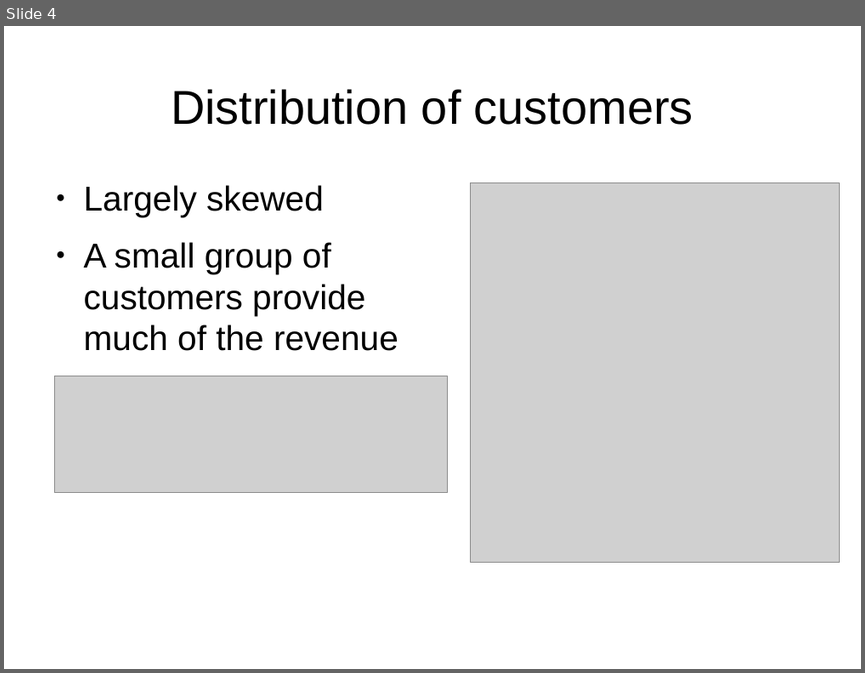
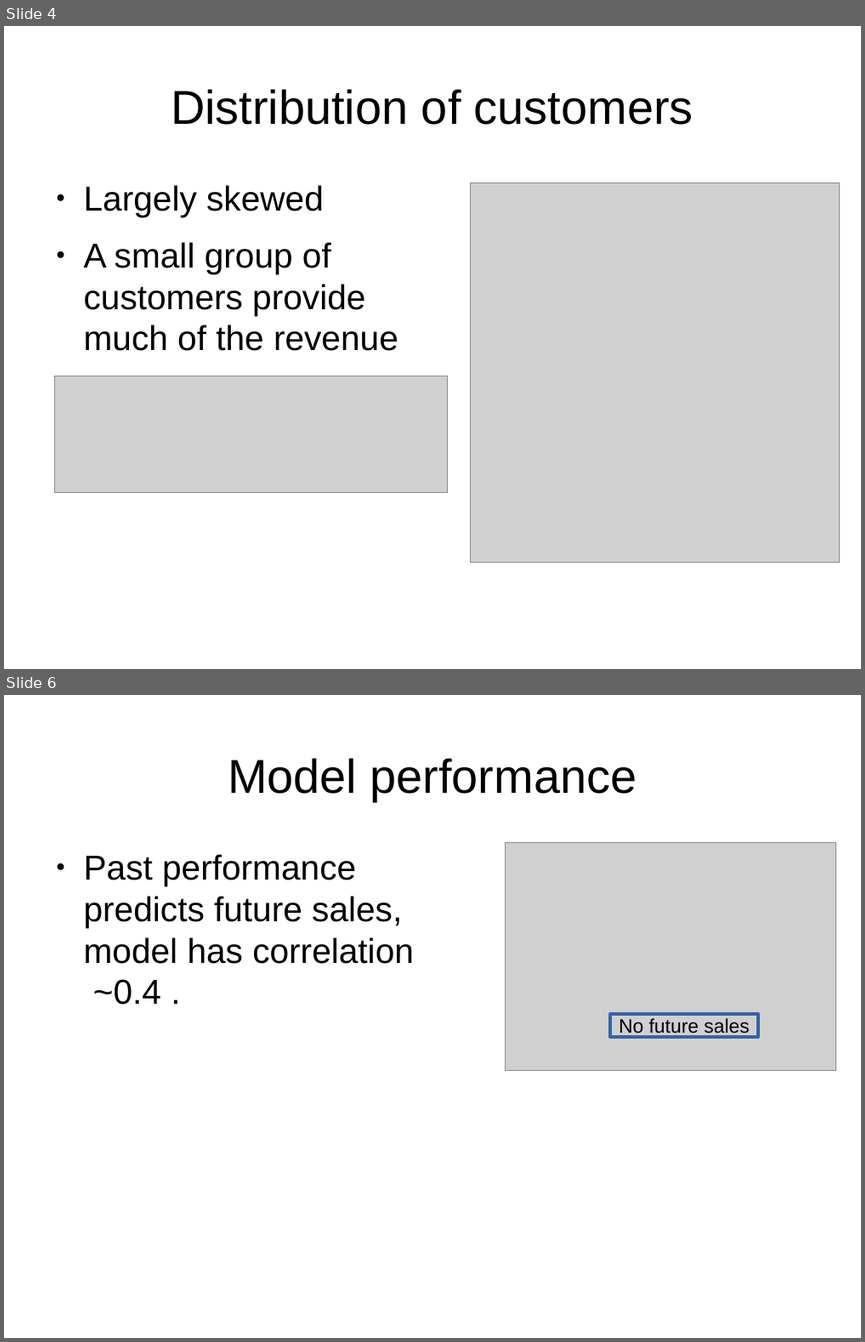
Before and after one commit to leexa90/E-commece-Data-Science, a slide deck: Present.odp. Shown one above the other, each under a label of ours: slide 4 before the commit, slides 4 and 6 after it; the slides between them are not shown. The pictures are 865x673 and 865x1342 pixels, drawn with LibreOffice and Linux fonts; fonts in the diff are those of the drawing; grey boxes stand for pictures. Boxes give left, top, right and bottom in pixels: in the first picture for what was removed or moved away, otherwise in the second. Text is boxed around its words. In the diff, an @@ line names an element or a change of style, - is before the commit and + after.

```diff
--- a/Present.odp
+++ b/Present.odp
@@ slide 6 added at <box>4,695,861,1338</box>, background #FFFFFF @@
@@ title added at <box>228,758,637,801</box>, 44 pt, text #000000 @@
+Model performance
@@ picture added at <box>506,843,836,1071</box> @@
@@ text added at <box>84,854,414,1004</box>, 32 pt, text #000000 @@
+● Past performance predicts future sales, model has correlation ~0.4 .
@@ rectangle added at <box>610,1014,758,1037</box>, outline #3465A4 3 pt, 18 pt, text #000000 @@
+No future sales
```
Also in this commit, not shown: 2 slides changed, 1 slide removed, 2 other files.
